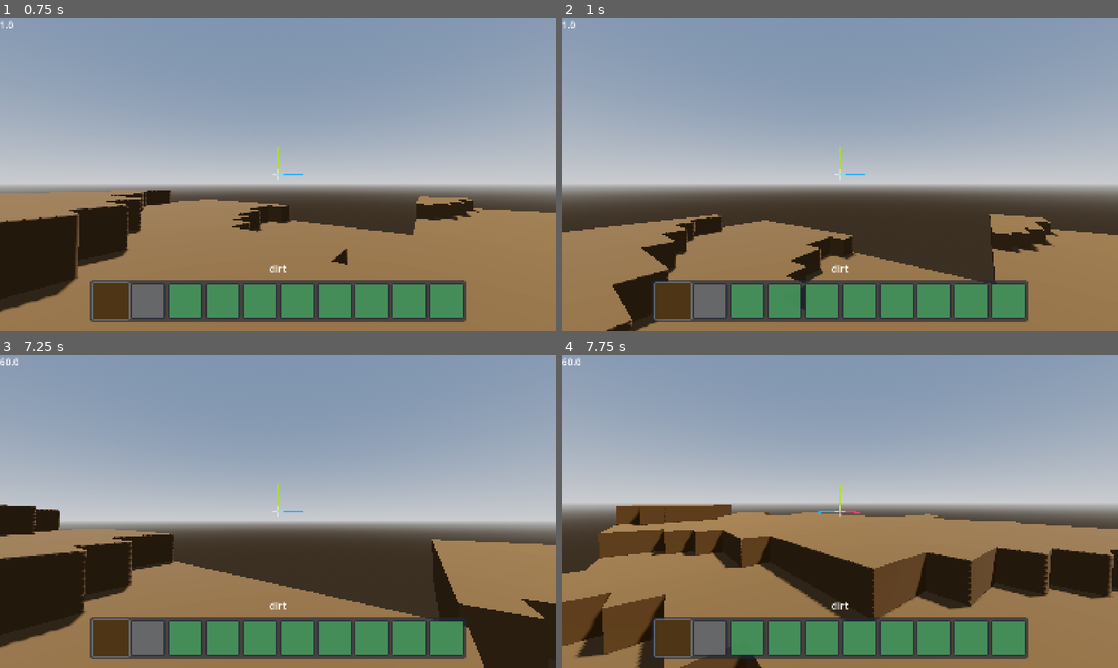
Above: before the commit, frames 1-4 (two rows, left to right).
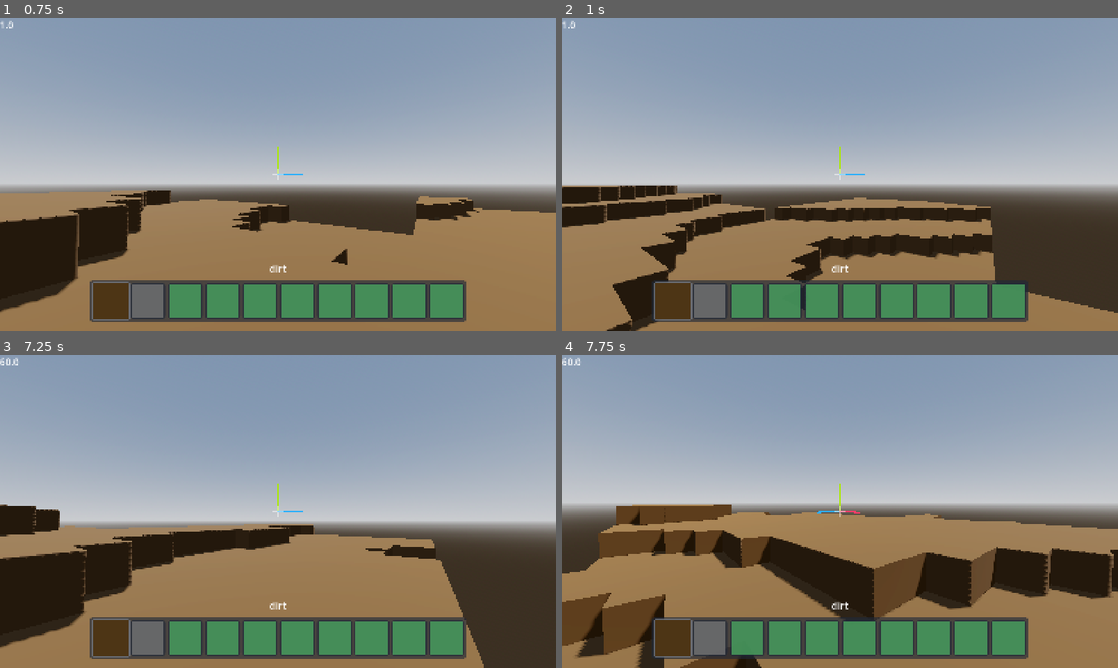
Above: after the commit, the same moments.

Repository: PixelSaver/PlacePixels
Game: Godot game, scene res://scriptsnscenes/main.tscn
The game is run twice, just before and just after one commit, with the same random seed, the same clock (stepped at 60 frames per second) and the same inputs.
Inputs (mouse positions are in pixels of both pictures, inside the frame that each line leads up to):
- Up to frame 1 (0.75 s): tap Enter at 0.5 s; move the mouse to (305, 174) at 0.52 s; hold W (up) from 0.53 s (still down); click (305, 174) at 0.6 s
- Up to frame 2 (1 s): keep holding W (up); tap Space (jump) at 0.77 s
- Up to frame 3 (7.25 s): move the mouse to (250, 511) at 1.27 s; right-click (250, 511) at 1.35 s; tap Space (jump) at 1.52, 3.02, 3.77, 4.52, 6.02, 6.77 s; move the mouse to (289, 505) at 2.02 s; tap Mouse wheel down (scroll_down) at 2.1, 5.1 s; move the mouse to (272, 517) at 2.77 s; tap Mouse wheel up (scroll_up) at 2.85, 5.85 s; move the mouse to (316, 514) at 3.52 s; click (316, 514) at 3.6 s; move the mouse to (233, 508) at 4.27 s; right-click (233, 508) at 4.35 s; move the mouse to (283, 511) at 5.02 s; move the mouse to (255, 505) at 5.77 s; release W (up) at 5.78 s; hold D (right) 5.78-6.53 s; move the mouse to (305, 511) at 6.52 s; hold W (up) from 6.53 s (still down); click (305, 511) at 6.6 s
- Up to frame 4 (7.75 s): keep holding W (up); move the mouse to (812, 511) at 7.27 s; right-click (812, 511) at 7.35 s; tap Space (jump) at 7.52 s

Frame 1 is identical in both runs. In frame 2, 12% of the frame differs, in the area x 0-100%, y 53-95%; in frame 3, 14%, in the area x 10-100%, y 54-88%; in frame 4, nothing differs.

Commit message:
Add offset to player to make player chunk updates make more sense

Diff:
--- a/scriptsnscenes/player/player.gd
+++ b/scriptsnscenes/player/player.gd
@@ -47,7 +47,7 @@
 		velocity.y = JUMP_VELOCITY
 
 	move_and_slide()
-	var current_chunk_pos = Chunk.global_to_chunk_coords(Vector3i(self.global_position))
+	var current_chunk_pos = Chunk.global_to_chunk_coords(Vector3i(self.global_position - Vector3(1.0, 0, 1.0)))
 
 	if current_chunk_pos != last_chunk_pos:
 		print("Player entered new chunk: %s" % str(current_chunk_pos))
